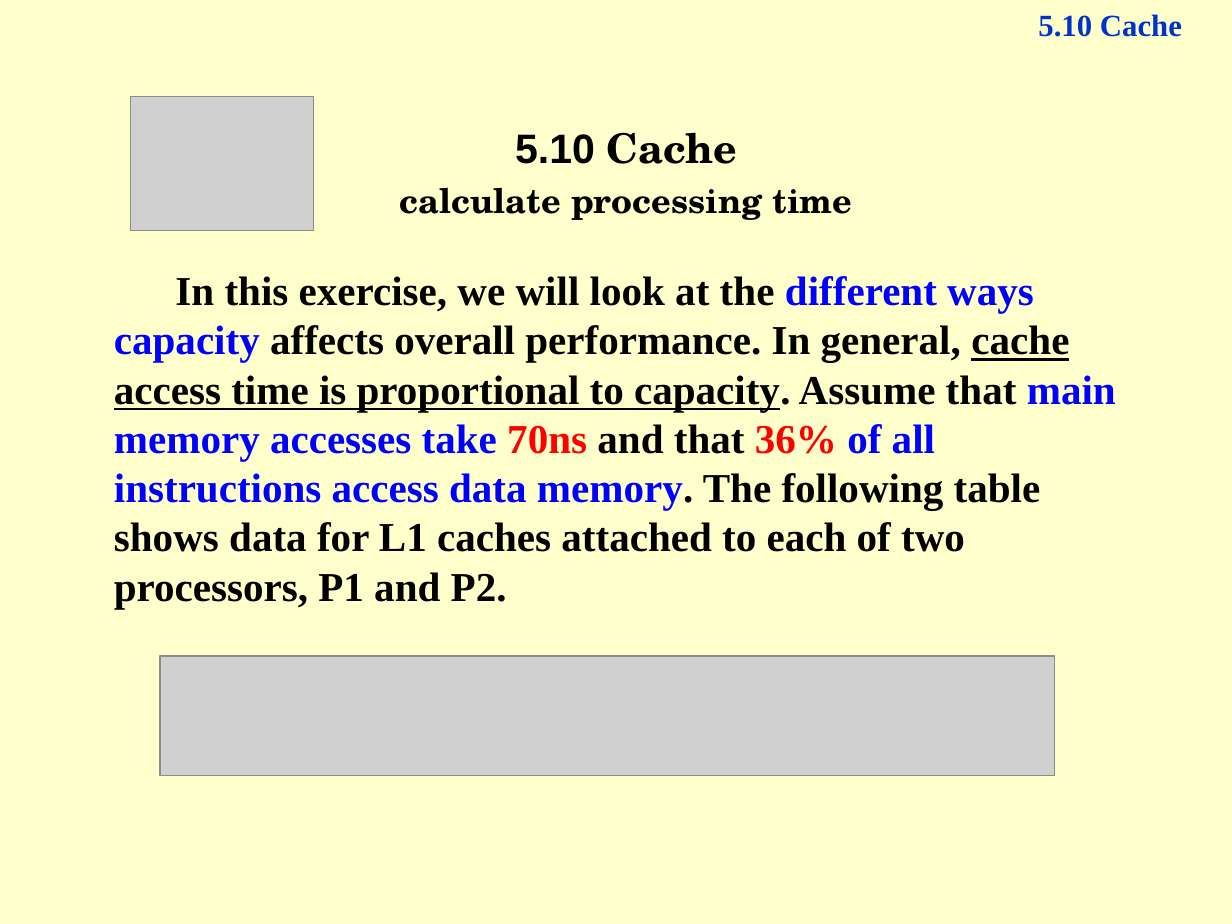
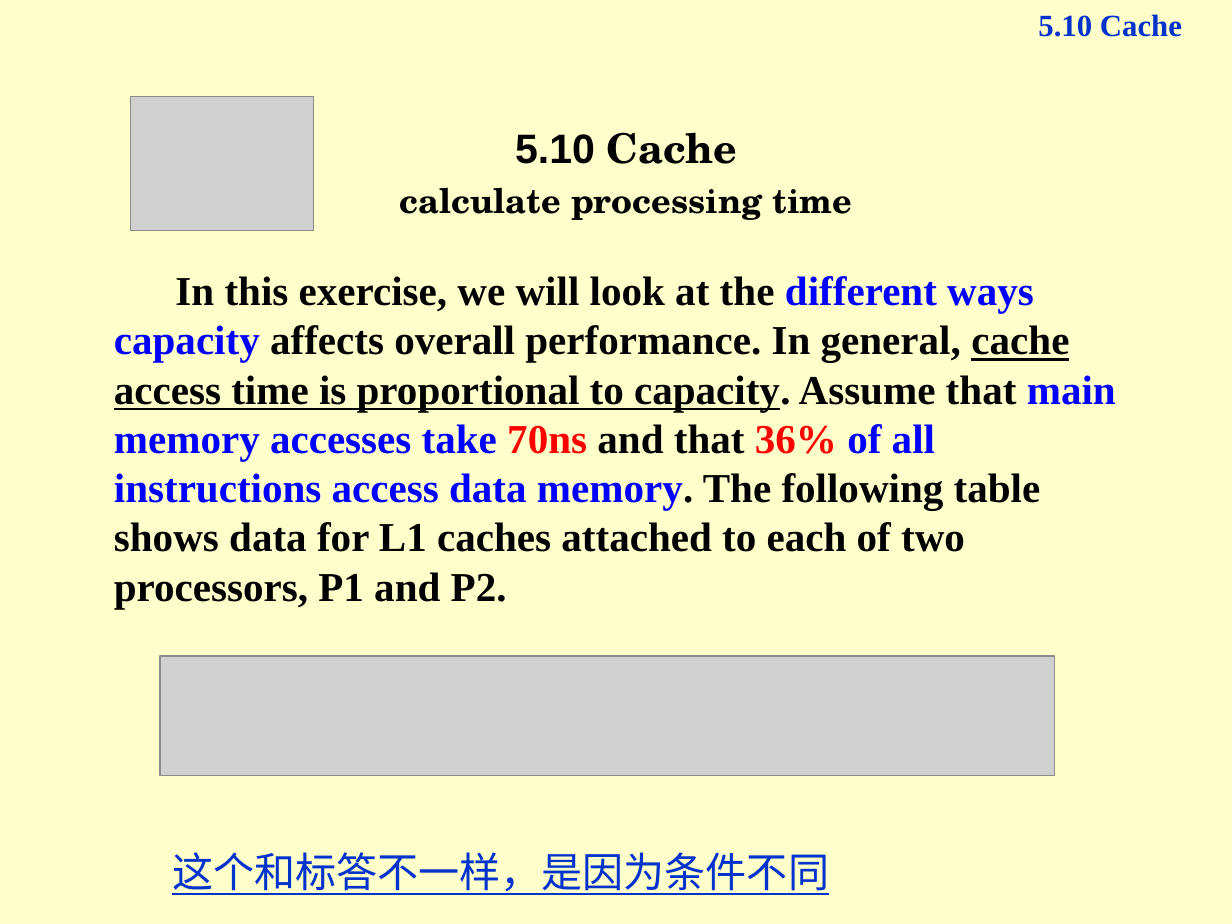
Before and after one commit to weichow23/zju_course, a slide deck: slide 10 of 计算机组成/作业(图灵班)/习题讲解.pptx. Drawn at 1232x924 pixels with LibreOffice and Linux fonts; fonts in the diff are those of the drawing; grey boxes stand for pictures. Boxes give left, top, right and bottom in pixels: in the first picture for what was removed or moved away, otherwise in the second. Text is boxed around its words. In the diff, an @@ line names an element or a change of style, - is before the commit and + after.

```diff
--- a/计算机组成/作业(图灵班)/习题讲解.pptx
+++ b/计算机组成/作业(图灵班)/习题讲解.pptx
@@ text added at (x1=172, y1=852, x2=829, y2=895), 24 pt, text #0033CC, underline @@
+这个和标答不一样，是因为条件不同
```
Also in this commit, not shown: 3 other slides changed, 22 other files.
